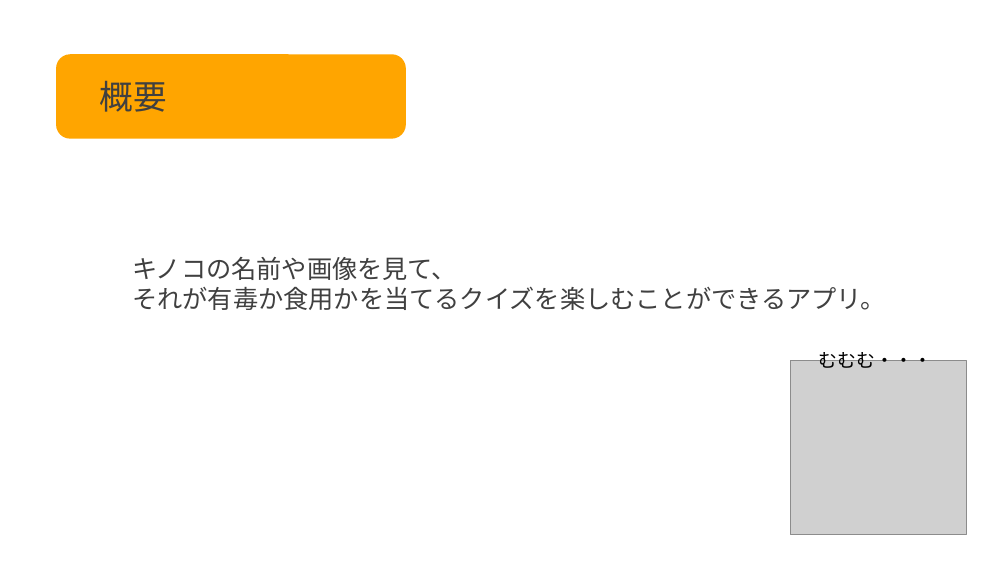
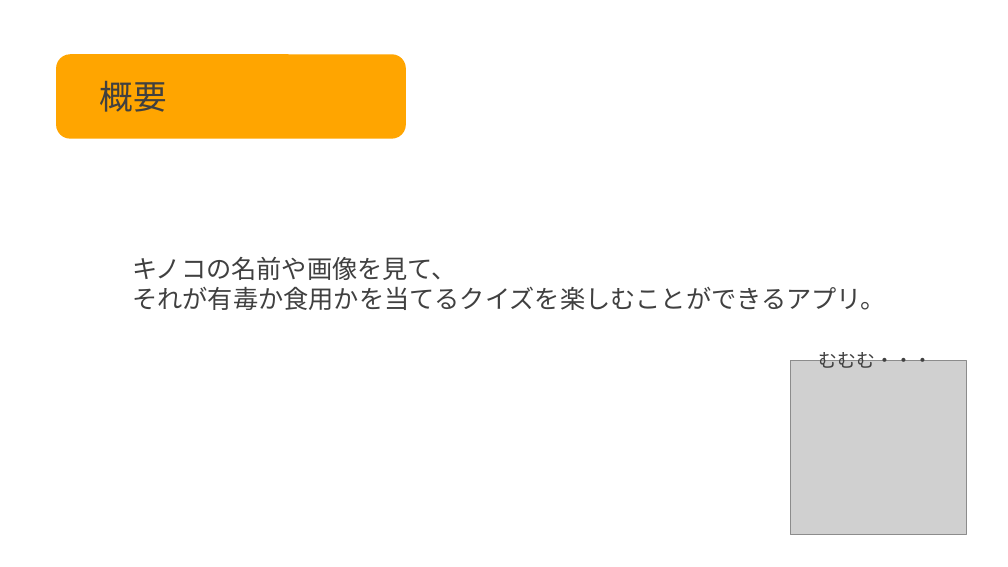
Before and after one commit to ayasa06/flutter-mobile-app, a slide deck: slide 4 of Flutter開発.pptx. Drawn at 1008x567 pixels with LibreOffice and Linux fonts; fonts in the diff are those of the drawing; grey boxes stand for pictures. Boxes give left, top, right and bottom in pixels: in the first picture for what was removed or moved away, otherwise in the second. Text is boxed around its words. In the diff, an @@ line names an element or a change of style, - is before the commit and + after.

```diff
--- a/Flutter開発.pptx
+++ b/Flutter開発.pptx
@@ text "むむむ・・・" at <box>819,348,932,368</box>: text colour #000000 to #404040 @@
```
Also in this commit, not shown: 1 other slide changed, 1 slide added.
